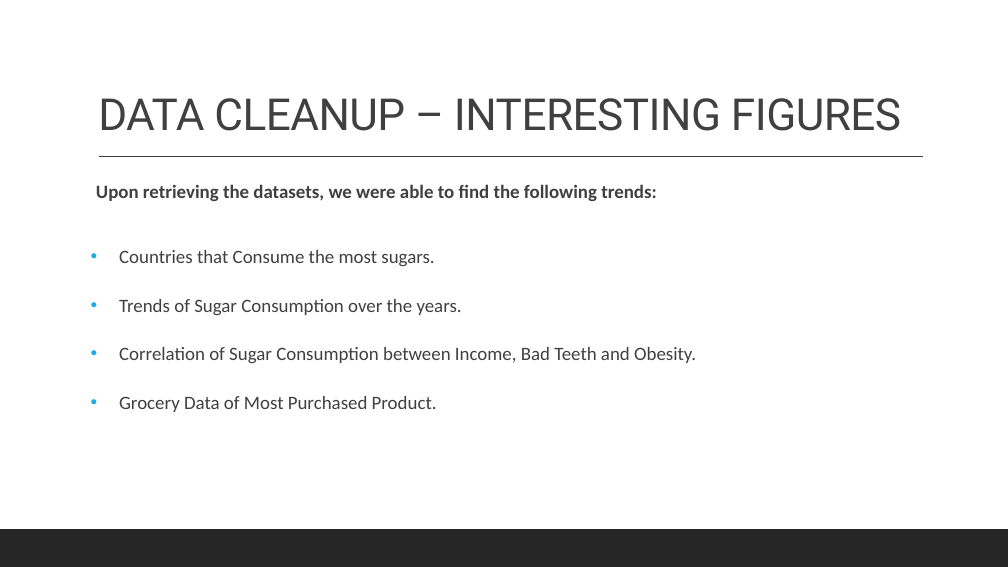
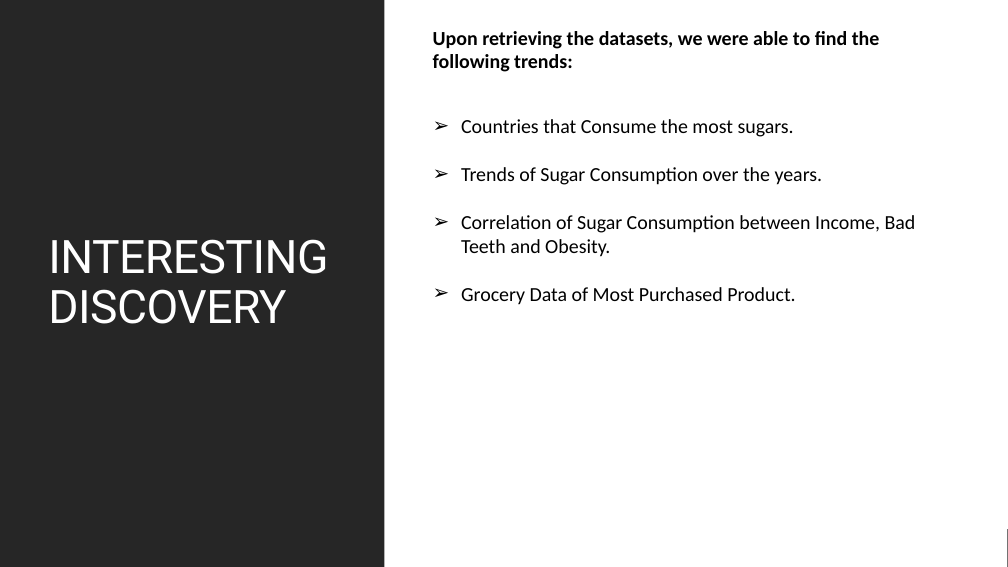
Before and after one commit to cbeachey/project1_influencers, a slide deck: slide 9 of Effects of Sugar Consumption.pptx (slide 8 before the commit). Drawn at 1008x567 pixels with LibreOffice and Linux fonts; fonts in the diff are those of the drawing. Boxes give left, top, right and bottom in pixels: in the first picture for what was removed or moved away, otherwise in the second. Text is boxed around its words. In the diff, an @@ line names an element or a change of style, - is before the commit and + after.

```diff
--- a/Effects of Sugar Consumption.pptx
+++ b/Effects of Sugar Consumption.pptx
@@ rectangle added at <box>0,0,1008,567</box>, fill #FFFFFF @@
@@ rectangle added at <box>0,0,384,567</box>, fill #262626 @@
@@ text "Upon retrieving the datasets, we ...": place and size @@
-text "Upon retrieving the datasets, we ..." at <box>96,184,696,412</box>
+text "Upon retrieving the datasets, we ..." at <box>433,31,916,305</box>
@@ text "Upon retrieving the datasets, we ..." at <box>433,31,916,305</box>: size 18 to 19 pt, text colour #404040 to #000000; bullet   to none; line spacing 1.07 to 1; bullet • to ➢ @@
@@ title "INTERESTING DISCOVERY" at <box>48,239,328,324</box>: vertical alignment bottom to middle @@
@@ line removed from (99, 157) to (923, 157) @@
@@ title at <box>48,239,328,324</box>: text changed; size 42 to 44 pt; text colour #404040 to #FFFFFF @@
-DATA CLEANUP – INTERESTING FIGURES
+INTERESTING DISCOVERY
```
Also in this commit, not shown: 10 other slides changed, 3 slides added, 2 slides removed, 6 other files.
